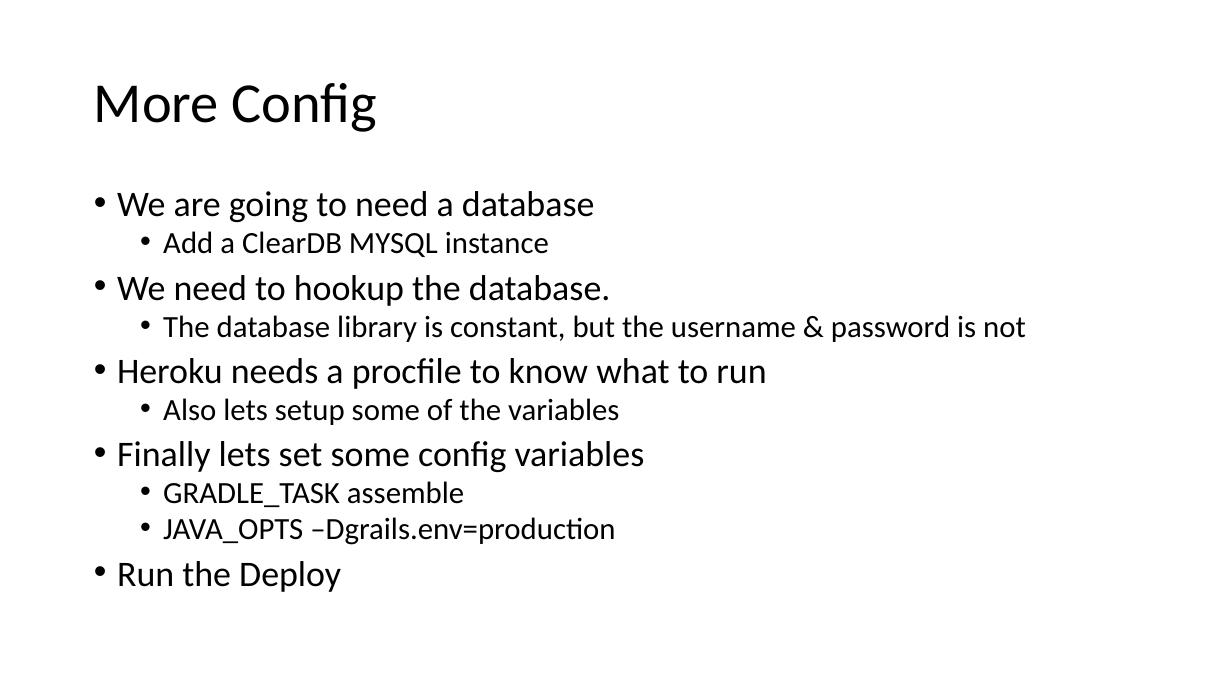
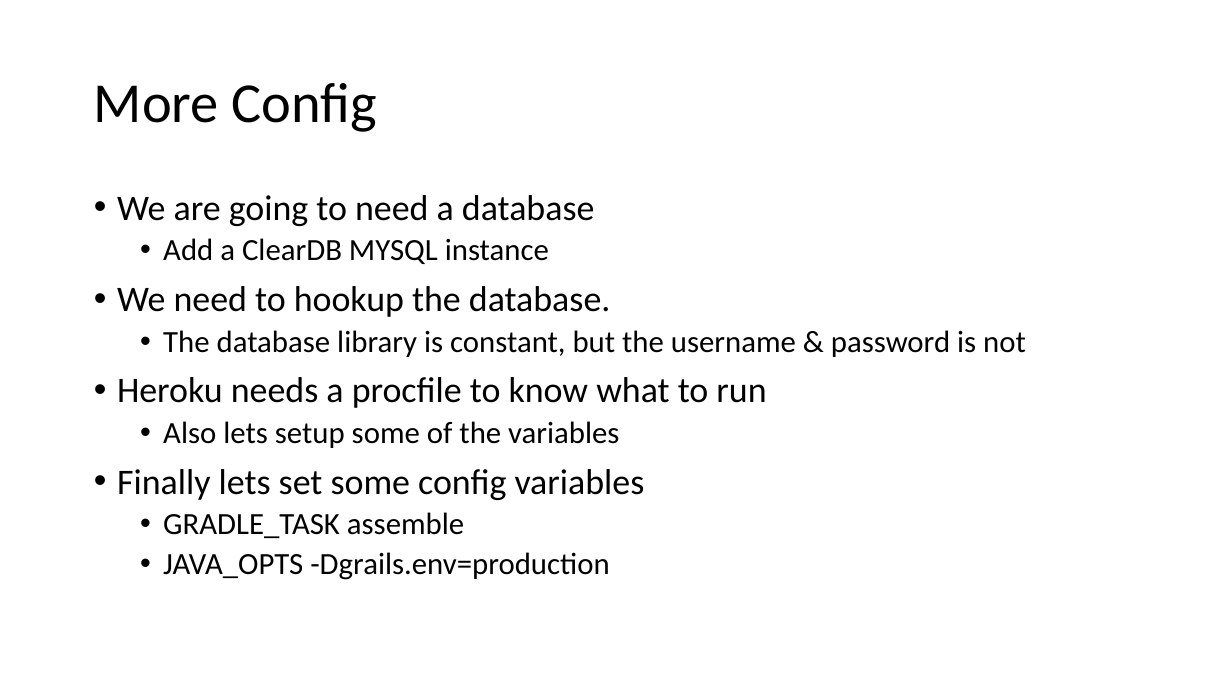
Before and after one commit to aibolit/SixOneFourEight, a slide deck: slide 22 of Presentation.pptx. Drawn at 1232x693 pixels with LibreOffice and Linux fonts; fonts in the diff are those of the drawing. Boxes give left, top, right and bottom in pixels: in the first picture for what was removed or moved away, otherwise in the second. Text is boxed around its words. In the diff, an @@ line names an element or a change of style, - is before the commit and + after.

```diff
--- a/Presentation.pptx
+++ b/Presentation.pptx
@@ text at (117, 195, 1026, 538): line spacing 0.8 to 0.9 @@
@@ text at (163, 552, 609, 580): text changed @@
-  • JAVA_OPTS –Dgrails.env=production
-• Run the Deploy
+  • JAVA_OPTS -Dgrails.env=production
```
Also in this commit, not shown: 2 other slides changed, 5 other files.
